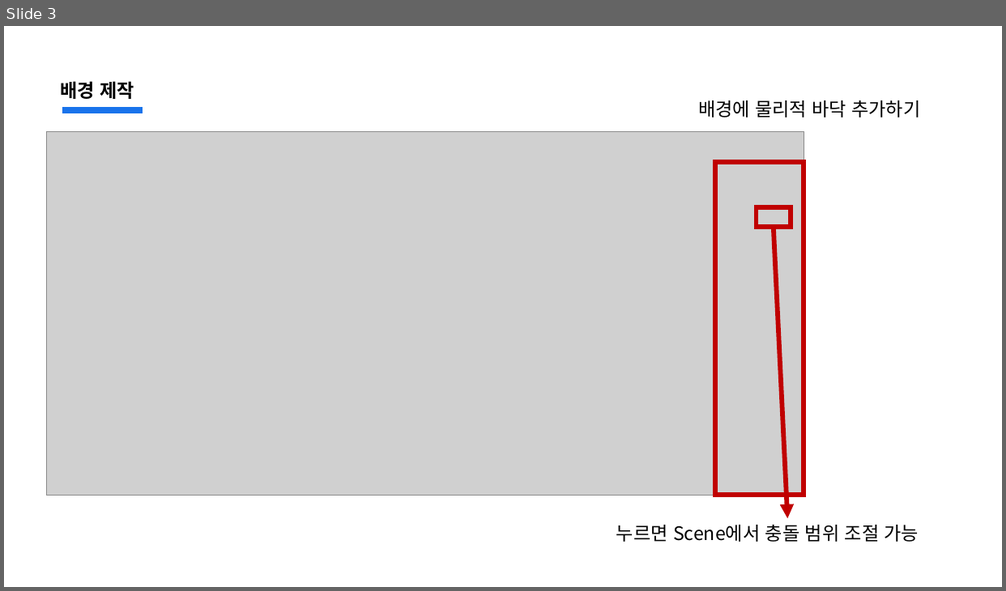
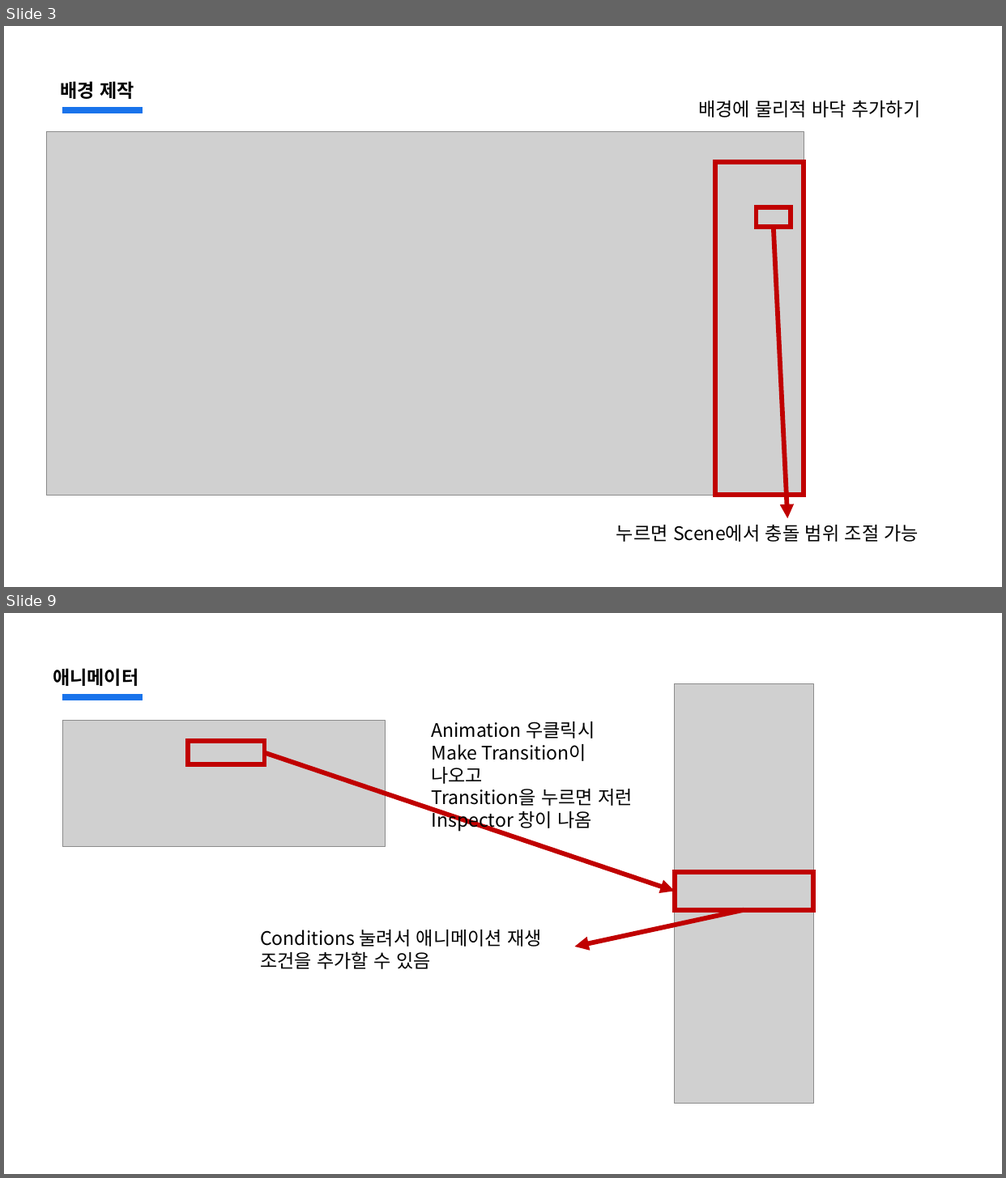
Before and after one commit to jsjin01/MJsec_Unity_Mentoring, a slide deck: MJsec_게임 개발 멘토링/MJsec_3주차.pptx. Shown one above the other, each under a label of ours: slide 3 before the commit, slides 3 and 9 after it; the slides between them are not shown. The pictures are 1006x591 and 1006x1178 pixels, drawn with LibreOffice and Linux fonts; fonts in the diff are those of the drawing; grey boxes stand for pictures. Boxes give left, top, right and bottom in pixels: in the first picture for what was removed or moved away, otherwise in the second. Text is boxed around its words. In the diff, an @@ line names an element or a change of style, - is before the commit and + after.

```diff
--- a/MJsec_게임 개발 멘토링/MJsec_3주차.pptx
+++ b/MJsec_게임 개발 멘토링/MJsec_3주차.pptx
@@ slide 9 added at <box>4,613,1002,1174</box>, background #FFFFFF; not listed: 1 template element that a slide beside it also shows @@
@@ text added at <box>53,668,138,686</box>, 18 pt, text #000000, bold @@
+애니메이터
@@ picture added at <box>675,683,814,1103</box> @@
@@ picture added at <box>62,721,385,847</box> @@
@@ text added at <box>431,722,633,832</box>, 18 pt, text #000000 @@
+Animation 우클릭시 Make Transition이 나오고
+Transition을 누르면 저런
+Inspector 창이 나옴
@@ rectangle added at <box>188,741,265,764</box>, outline #C00000 4.5 pt @@
@@ arrow added from (265, 753) to (675, 892), #C00000 4.5 pt @@
@@ rectangle added at <box>675,872,814,910</box>, outline #C00000 4.5 pt @@
@@ arrow added from (744, 910) to (574, 947), #C00000 4.5 pt @@
@@ text added at <box>260,930,543,969</box>, 18 pt, text #000000 @@
+Conditions 눌려서 애니메이션 재생 조건을 추가할 수 있음
```
Also in this commit, not shown: 1 slide changed, 6 other slides added, 27 other files.
